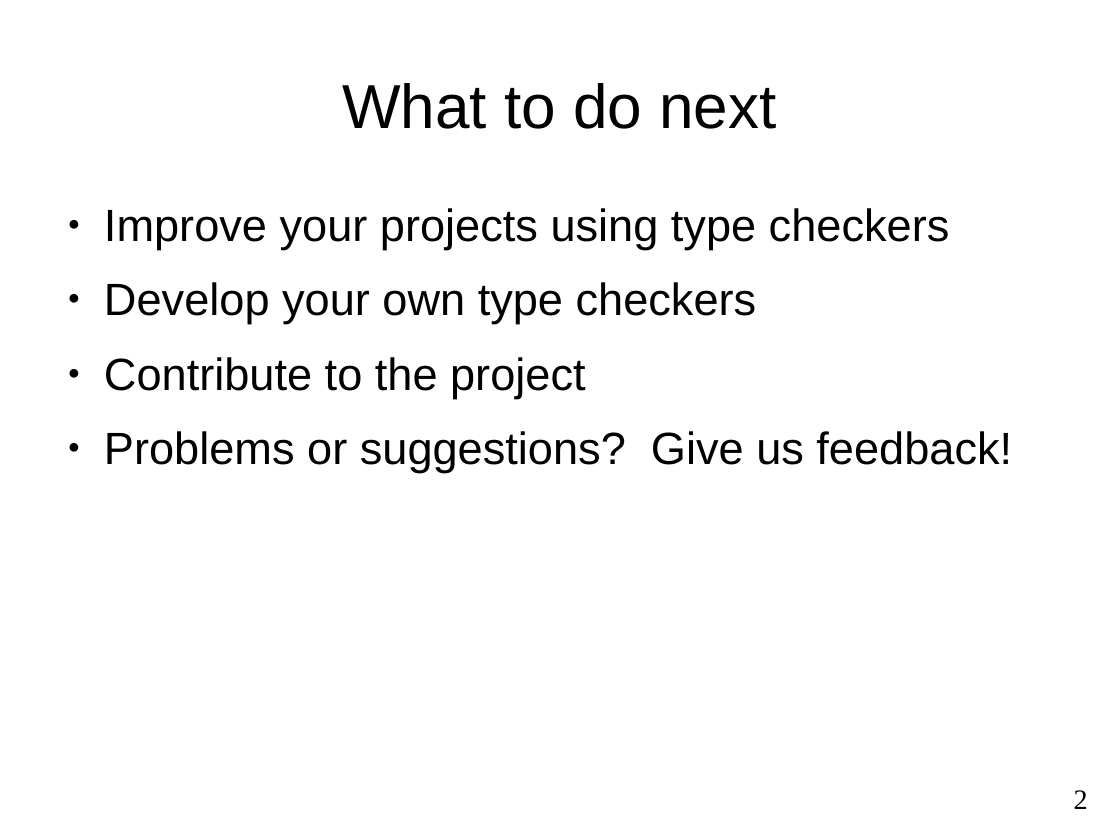
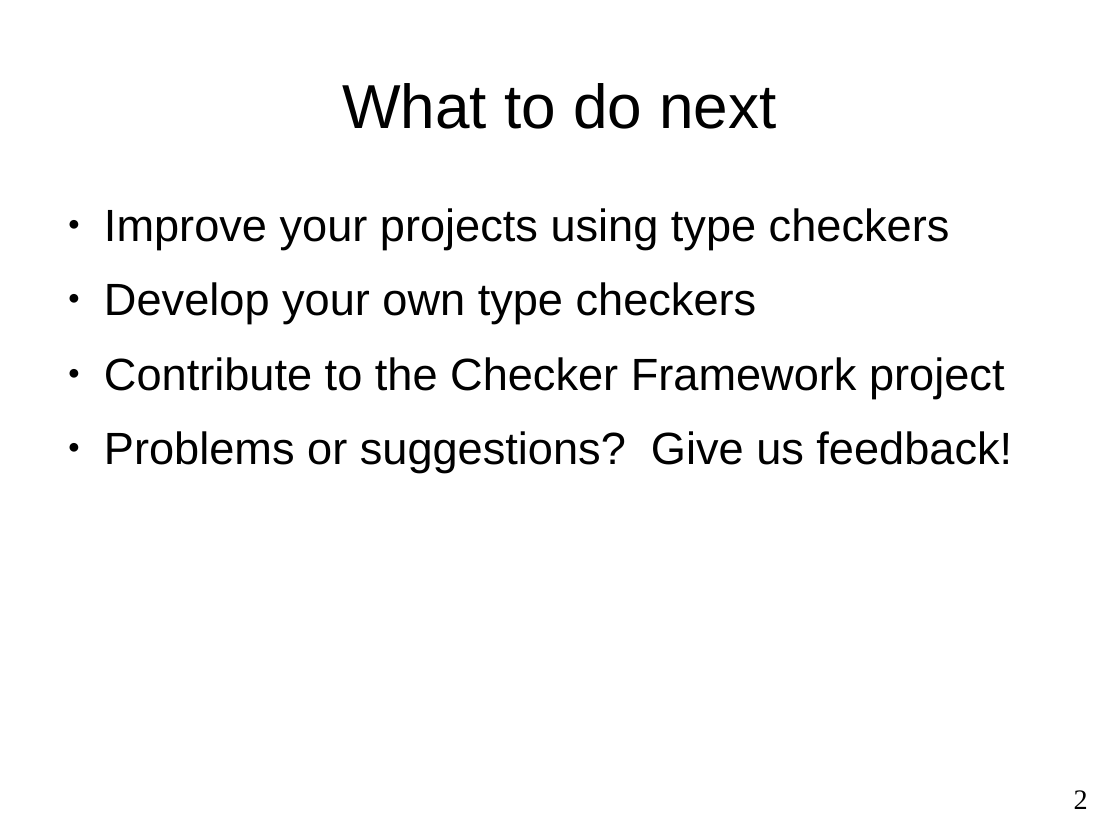
Before and after one commit to reprogrammer/checker-framework, a slide deck: slide 2 of demos/2011-OSBridge/concl.odp. Drawn at 1120x840 pixels with LibreOffice and Linux fonts; fonts in the diff are those of the drawing. Boxes give left, top, right and bottom in pixels: in the first picture for what was removed or moved away, otherwise in the second. Text is boxed around its words. In the diff, an @@ line names an element or a change of style, - is before the commit and + after.

Commit message:
Tweak slides

```diff
--- a/demos/2011-OSBridge/concl.odp
+++ b/demos/2011-OSBridge/concl.odp
@@ text at (x1=104, y1=357, x2=1004, y2=398): text changed @@
-● Contribute to the project
+● Contribute to the Checker Framework project
```
